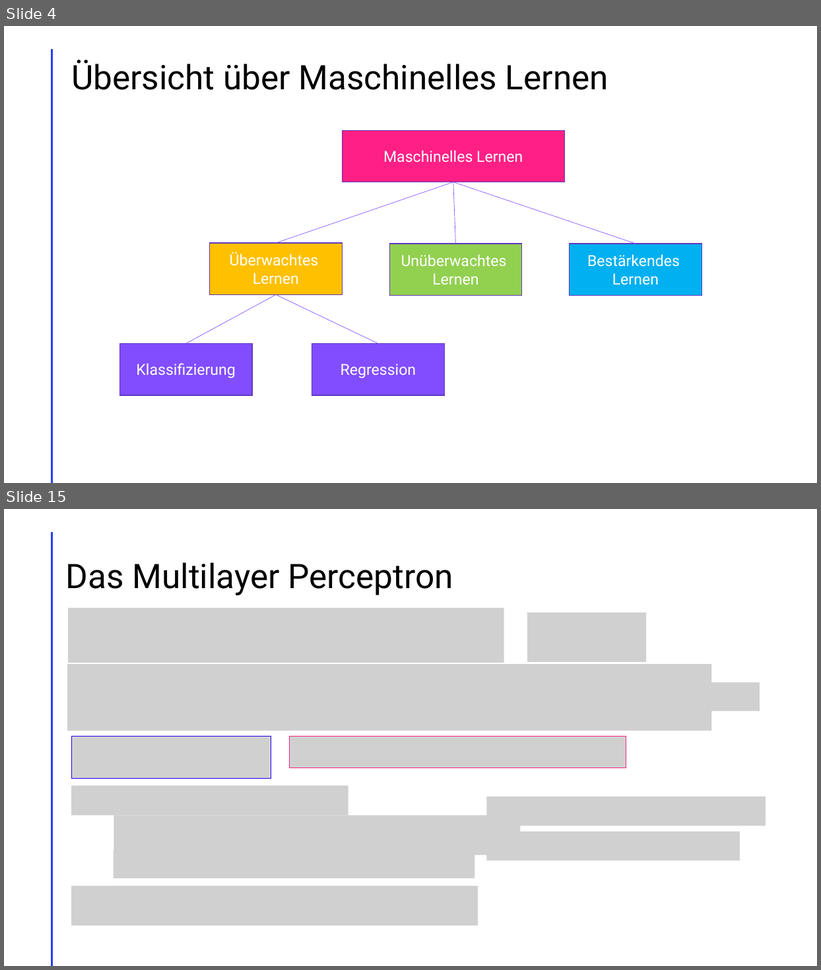
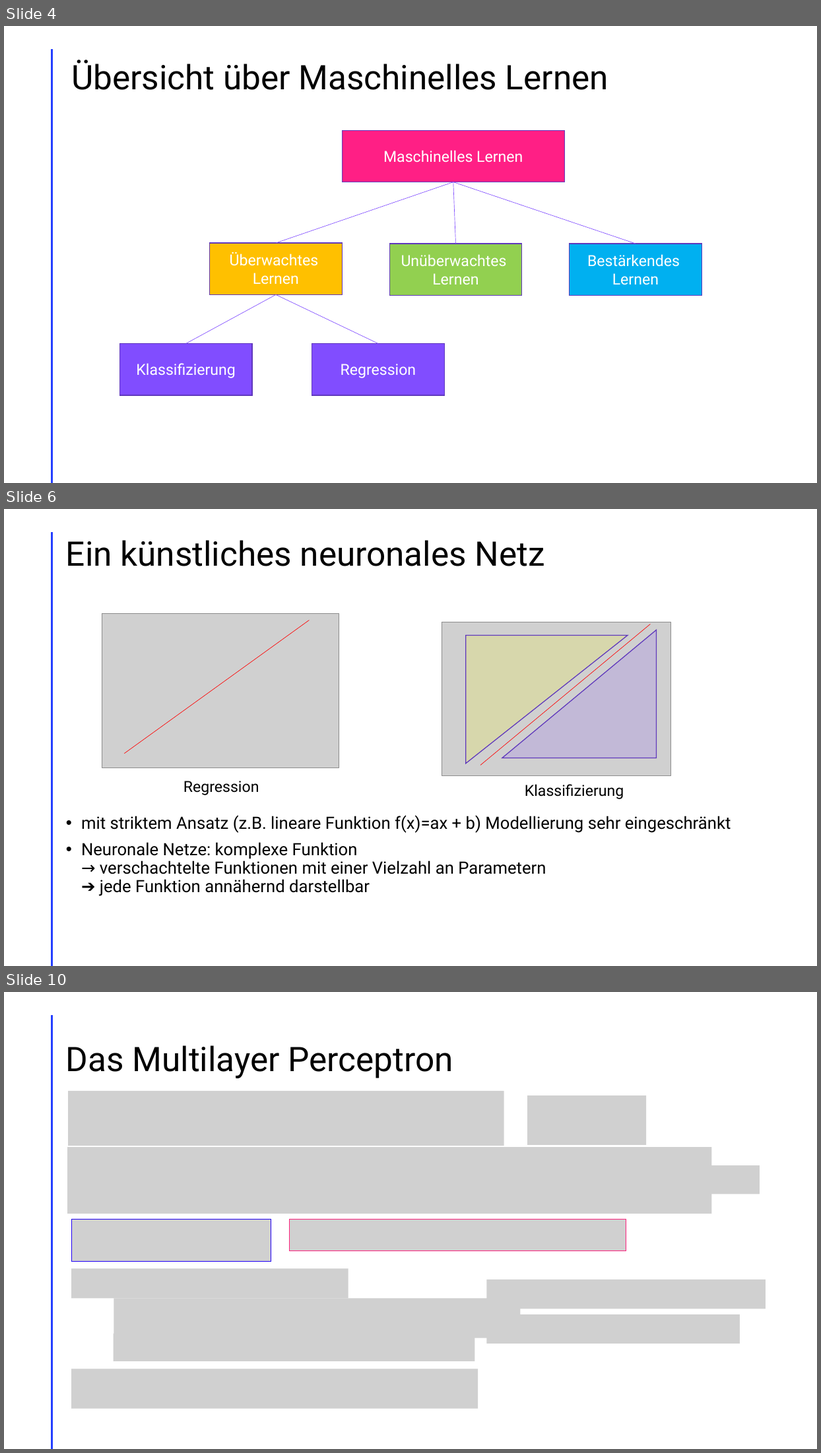
Before and after one commit to LeChummpy/PK, a slide deck: Präsi/präsi (3).pptx. Shown one above the other, each under a label of ours: slides 4 and 15 before the commit, slides 4, 6 and 10 after it; the slides between them are not shown. The pictures are 821x970 and 821x1453 pixels, drawn with LibreOffice and Linux fonts; fonts in the diff are those of the drawing; grey boxes stand for pictures. Boxes give left, top, right and bottom in pixels: in the first picture for what was removed or moved away, otherwise in the second. Text is boxed around its words. In the diff, an @@ line names an element or a change of style, - is before the commit and + after.

```diff
--- a/Präsi/präsi (3).pptx
+++ b/Präsi/präsi (3).pptx
@@ slide 6 added at [4, 509, 817, 966], background #FFFFFF; not listed: 1 template element that a slide beside it also shows @@
@@ title added at [66, 540, 545, 566], 40 pt, text #000000 @@
+Ein künstliches neuronales Netz
@@ picture added at [102, 614, 339, 768] @@
@@ line added from (124, 754) to (309, 620), #FF0000 0.5 pt @@
@@ picture added at [442, 622, 671, 776] @@
@@ line added from (481, 765) to (651, 625), #FF0000 0.5 pt @@
@@ right triangle added at [466, 636, 628, 764], fill #FFFF00 at 17% opacity, outline #5F39BD 1 pt @@
@@ right triangle added at [502, 630, 656, 758], fill #814DFF at 17% opacity, outline #5F39BD 1 pt @@
@@ text added at [184, 781, 259, 795], 18 pt, text #000000 @@
+Regression
@@ text added at [525, 784, 624, 799], 18 pt, text #000000 @@
+Klassifizierung
@@ text added at [81, 815, 731, 896], 20 pt, text #000000 @@
+• mit striktem Ansatz (z.B. lineare Funktion f(x)=ax + b) Modellierung sehr eingeschränkt
+• Neuronale Netze: komplexe Funktion
+  → verschachtelte Funktionen mit einer Vielzahl an Parametern
+  ➔ jede Funktion annähernd darstellbar
@@ what was slide 15 is now slide 10 @@
```
Also in this commit, not shown: 11 slides changed, 2 other slides added, 1 other file.
